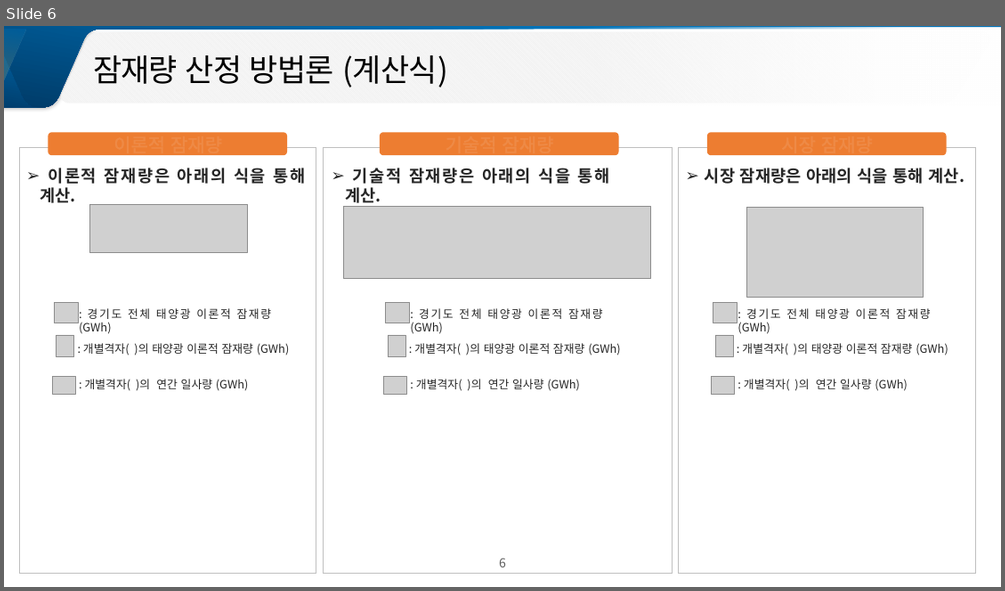
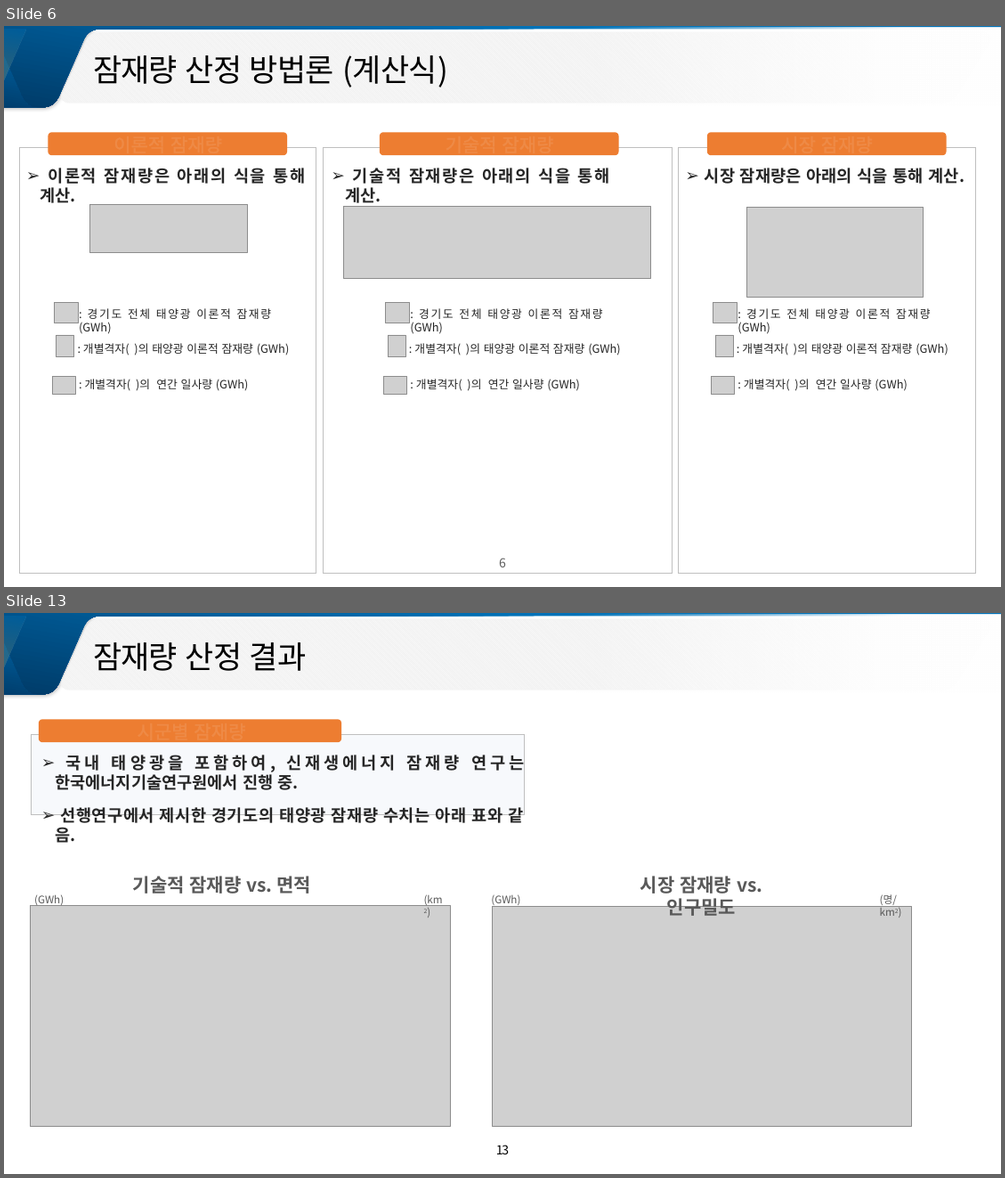
Before and after one commit to meandthey/platForm, a slide deck: 전문가WorkShop/[3-2] 경기도 태양광 잠재량 공간정보 구축/[2] 경기도 태양광 잠재량 공간정보 구축_전승호.pptx. Shown one above the other, each under a label of ours: slide 6 before the commit, slides 6 and 13 after it; the slides between them are not shown. The pictures are 1005x591 and 1005x1178 pixels, drawn with LibreOffice and Linux fonts; fonts in the diff are those of the drawing; grey boxes stand for pictures; background and template pictures are left out. Boxes give left, top, right and bottom in pixels: in the first picture for what was removed or moved away, otherwise in the second. Text is boxed around its words. In the diff, an @@ line names an element or a change of style, - is before the commit and + after.

```diff
--- a/전문가WorkShop/[3-2] 경기도 태양광 잠재량 공간정보 구축/[2] 경기도 태양광 잠재량 공간정보 구축_전승호.pptx
+++ b/전문가WorkShop/[3-2] 경기도 태양광 잠재량 공간정보 구축/[2] 경기도 태양광 잠재량 공간정보 구축_전승호.pptx
@@ slide 13 added at [4, 613, 1001, 1174], background #FFFFFF; not listed: 6 template elements that a slide beside it also shows @@
@@ text added at [24, 633, 61, 674], 32 pt, text #FFFFFF @@
+00
@@ text added at [93, 642, 307, 671], 30 pt, text #000000 @@
+잠재량 산정 결과
@@ rounded rectangle added at [39, 719, 341, 742], fill #ED7D31 @@
@@ rectangle added at [31, 734, 525, 814], fill #ECF1F9 at 37% opacity, outline #BFBFBF 0.25 pt @@
@@ text added at [138, 742, 245, 743], 18 pt, text #FFFFFF @@
+시군별 잠재량
@@ text added at [56, 755, 524, 843], 16 pt, text #262626, bold @@
+➢ 국내 태양광을 포함하여, 신재생에너지 잠재량 연구는 한국에너지기술연구원에서 진행 중.
+➢ 선행연구에서 제시한 경기도의 태양광 잠재량 수치는 아래 표와 같음.
@@ text added at [133, 876, 311, 893], 18 pt, text #595959, bold @@
+기술적 잠재량 vs. 면적
@@ text added at [640, 876, 762, 916], 18 pt, text #595959, bold @@
+시장 잠재량 vs. 인구밀도
@@ picture added at [31, 906, 451, 1126] @@
@@ text added at [34, 894, 64, 907], 10 pt, text #595959 @@
+(GWh)
@@ text added at [417, 890, 453, 910], 10 pt, text #595959 @@
+(km2)
@@ text added at [491, 894, 520, 907], 10 pt, text #595959 @@
+(GWh)
@@ picture added at [493, 906, 912, 1126] @@
@@ text added at [880, 894, 897, 907], 10 pt, text #595959 @@
+(명/km2)
```
Also in this commit, not shown: 8 slides changed, 4 other slides added, 1 slide removed, 8 other files.
